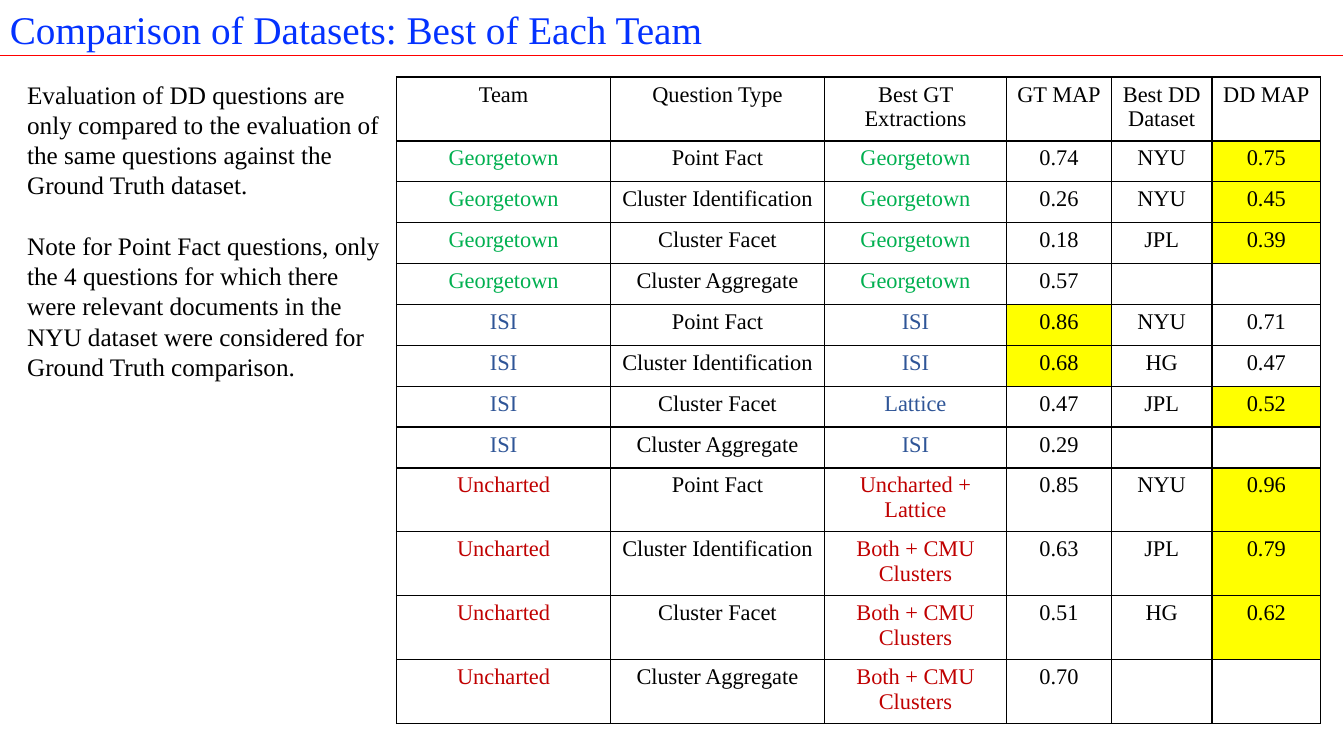
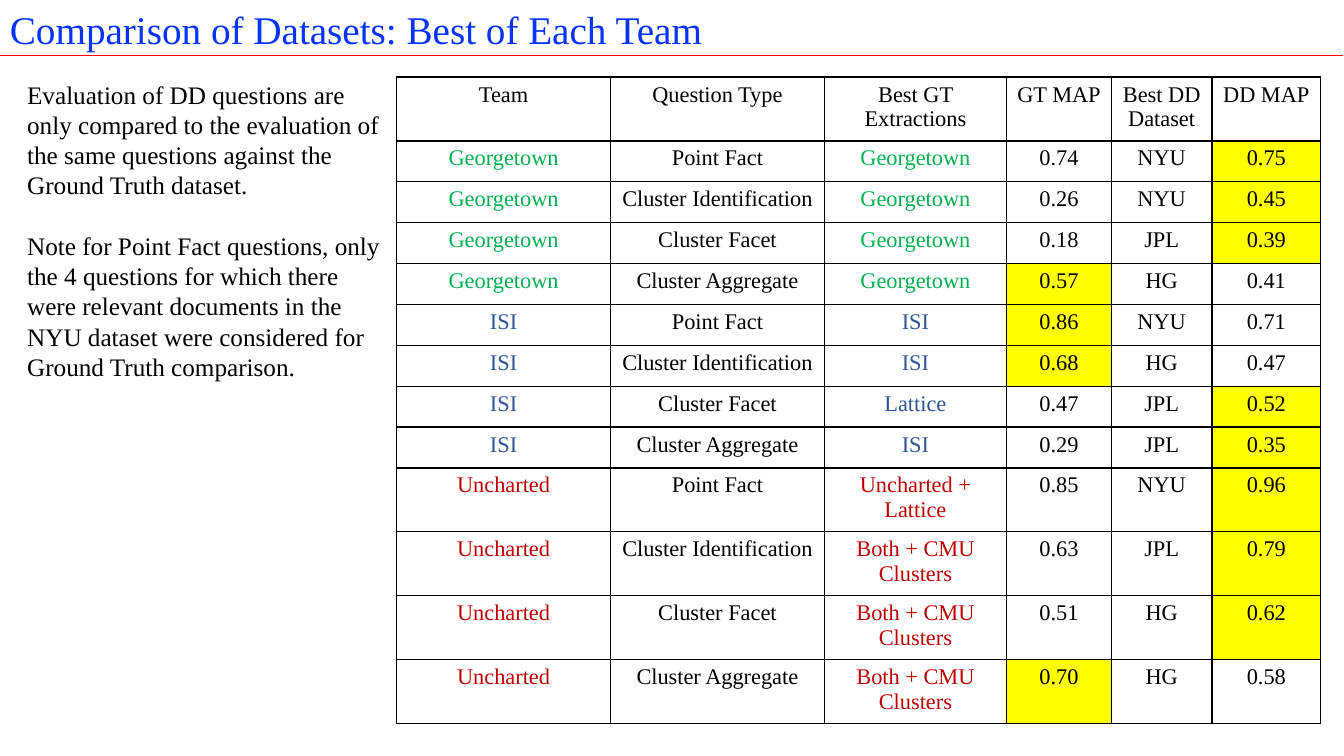
Before and after one commit to istresearch/qpr-fall-2016-eval, a slide deck: slide 57 of reporting/Fall_2016_QPR_Post_Hoc.pptx. Drawn at 1344x756 pixels with LibreOffice and Linux fonts; fonts in the diff are those of the drawing. Boxes give left, top, right and bottom in pixels: in the first picture for what was removed or moved away, otherwise in the second. Text is boxed around its words. In the diff, an @@ line names an element or a change of style, - is before the commit and + after.

```diff
--- a/reporting/Fall_2016_QPR_Post_Hoc.pptx
+++ b/reporting/Fall_2016_QPR_Post_Hoc.pptx
@@ table at (x1=396, y1=77, x2=1321, y2=723) @@
-row 5, column 5: 
+row 5, column 5: HG
-row 5, column 6: 
+row 5, column 6: 0.41
-row 9, column 5: 
+row 9, column 5: JPL
-row 9, column 6: 
+row 9, column 6: 0.35
-row 13, column 5: 
+row 13, column 5: HG
-row 13, column 6: 
+row 13, column 6: 0.58
@@ fill none to #FFFF00 in 2 cells @@
```
Also in this commit, not shown: 6 other slides changed, 25 other files.
